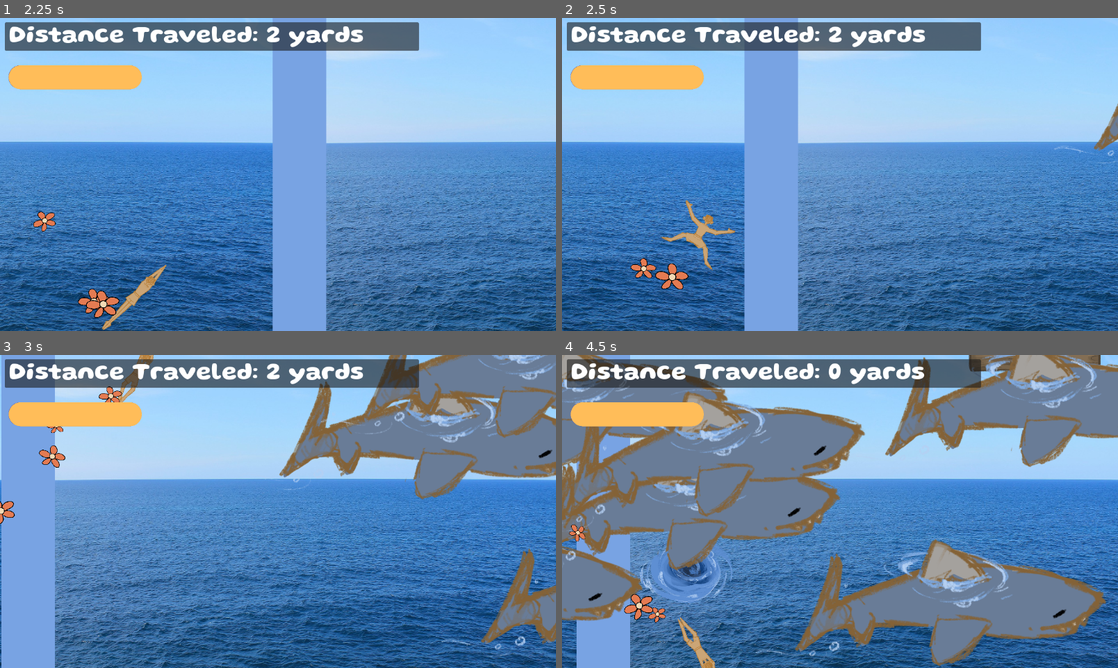
Above: before the commit, frames 1-4 (two rows, left to right).
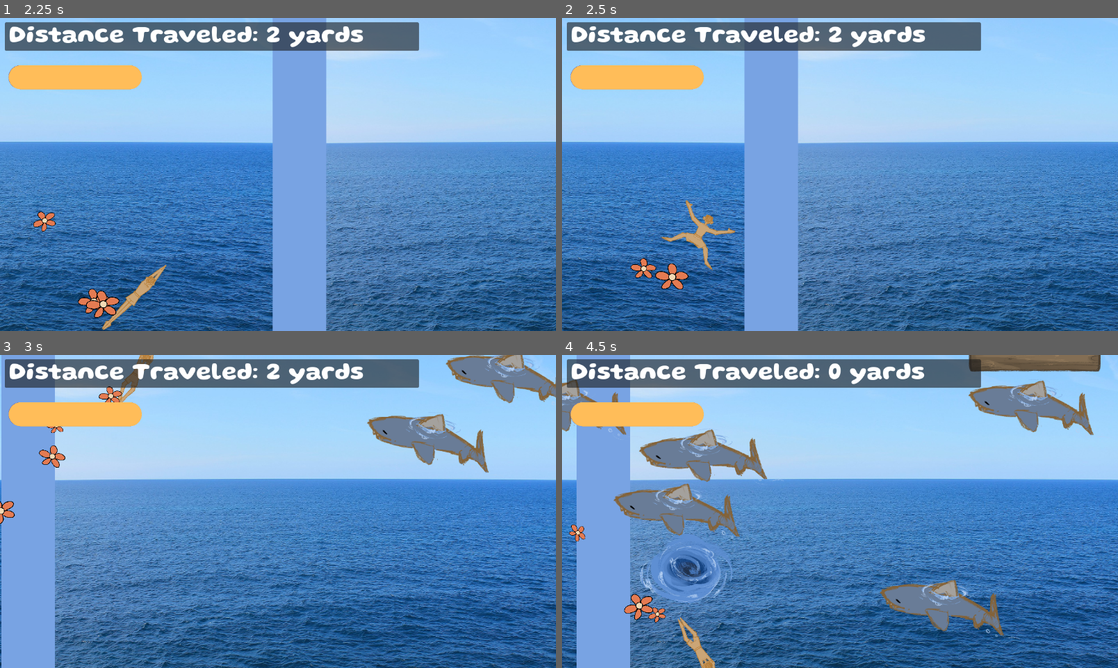
Above: after the commit, the same moments.

Repository: sophieTheProgrammer/microjam-island-61
Game: Godot game, scene res://scenes/game.tscn
Two runs of this game, one before a commit and one after it. Both use one fixed random seed, a clock stepped at 60 frames per second and the inputs below. Sound files missing from this copy of the repository are replaced by a short silence.
Inputs (mouse positions are in pixels of both pictures, inside the frame that each line leads up to):
- Up to frame 1 (2.25 s): tap Enter (ui_accept) at 0.5, 0.77, 1.52 s; move the mouse to (400, 158) at 0.52 s; hold Up (up) 0.53-1.28 s; click (400, 158) at 0.6 s; move the mouse to (166, 190) at 1.27 s; hold Down (down) 1.28-2.03 s; click (166, 190) at 1.35 s; move the mouse to (333, 105) at 2.02 s; hold Up (up) from 2.03 s (still down); click (333, 105) at 2.1 s
- Up to frame 2 (2.5 s): keep holding Up (up)
- Up to frame 3 (3 s): keep holding Up (up); move the mouse to (250, 574) at 2.77 s; click (250, 574) at 2.85 s
- Up to frame 4 (4.5 s): tap Enter (ui_accept) at 3.02, 3.77 s; move the mouse to (1006, 558) at 3.52 s; release Up (up) at 3.53 s; hold Down (down) from 3.53 s (still down); click (1006, 558) at 3.6 s; tap Space (restart game) at 4.25 s; move the mouse to (673, 464) at 4.27 s; click (673, 464) at 4.35 s

Frame 1 is identical in both runs. In frame 2, 0.3% of the frame differs, in the area x 88-100%, y 27-47%; in frame 3, 15%; in frame 4, 41%, in the area x 0-100%, y 0-100%.

Commit message:
sharks are no longer massive eyesore

Diff:
--- a/scenes/shark.tscn
+++ b/scenes/shark.tscn
@@ -32,14 +32,15 @@
 height = 416.6667
 
 [node name="shark" type="Node2D" unique_id=1939501999]
-scale = Vector2(0.72, 0.72)
+scale = Vector2(0.3, 0.3)
 script = ExtResource("1_v5iaq")
 
 [node name="AnimatedSprite2D" type="AnimatedSprite2D" parent="." unique_id=1202323751]
 rotation = -1.5707964
+scale = Vector2(-1, 1)
 sprite_frames = SubResource("SpriteFrames_inbs7")
 autoplay = "default"
-frame_progress = 0.09035696
+frame_progress = 0.4686755
 flip_v = true
 
 [node name="Death" parent="AnimatedSprite2D" unique_id=191725155 instance=ExtResource("3_po4rd")]
